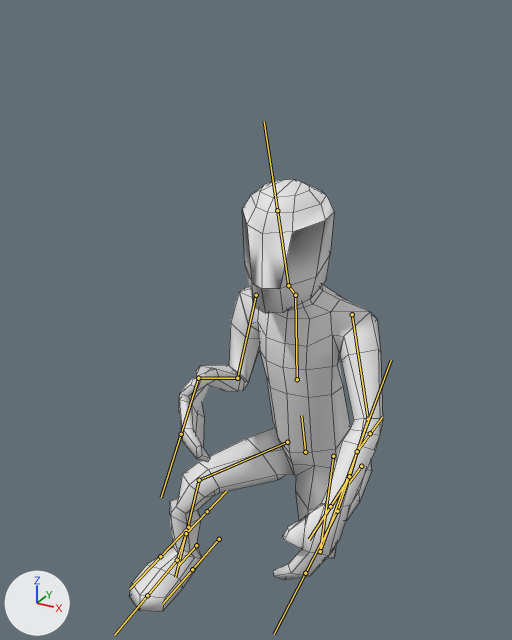
The FBX model fgx_transmission_entry/Assets/Models/basicJamppa.fbx as it was, and as the next commit left it.
Camera for both pictures: a camera (50 mm lens) standing at (0.881, -1.843, 1.784) and looking at (-0.055, -0.139, 0.932). Lighting does not change. The marker at lower left points along +X, +Y and +Z. Both versions are drawn at frame 1 of the action 'Armature|kameraLookidle'; the numbers are the values there. The bones that bend it are drawn over the model as lines. Mesh edges are drawn as thin lines.

Objects in the first picture: 'pelaaja'.
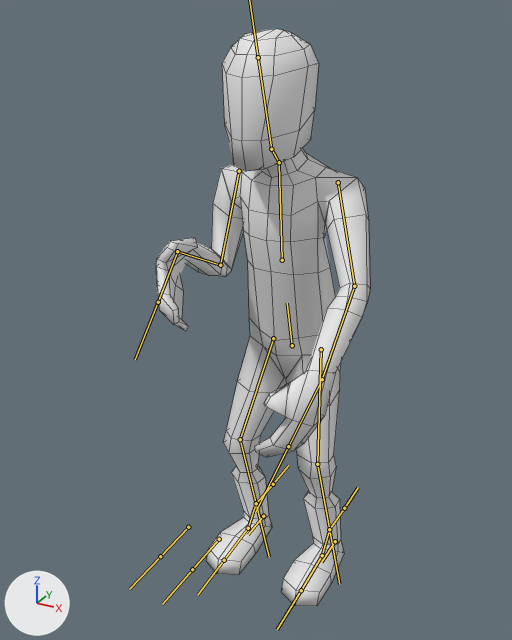
Scene script edits in JSON lines:
```json
{"block": "bone_lowbody", "where": "bone_lowbody = bpy.data.objects['Armature'].pose.bones['lowBody']"}
{"op": "set", "path": "bone_lowbody.location", "old": "(0.22, -1.08, 0.36)", "new": "(0.0, 0.0, 0.0)"}
{"block": "bone_legup_l", "where": "bone_legup_l = bpy.data.objects['Armature'].pose.bones['legUp.L']  # child of 'lowBody'"}
{"op": "set", "path": "bone_legup_l.rotation_quaternion", "old": "(0.991, 0.072, 0.063, 0.098)", "new": "(0.999, 0.006, -0.05, -0.018)", "note": "degrees (9, 6, 12) -> degrees (1, -6, -2)"}
{"block": "bone_leglow_l", "where": "bone_leglow_l = bpy.data.objects['Armature'].pose.bones['legLow.L']  # child of 'legUp.L'"}
{"op": "set", "path": "bone_leglow_l.rotation_quaternion", "old": "(0.623, 0.77, 0.0, 0.141)", "new": "(1.0, 0.0, 0.0, 0.0)", "note": "degrees (101, -12, 10) -> degrees (0, 0, 0)"}
{"block": "bone_legup_r", "where": "bone_legup_r = bpy.data.objects['Armature'].pose.bones['legUp.R']  # child of 'lowBody'"}
{"op": "set", "path": "bone_legup_r.rotation_quaternion", "old": "(0.816, -0.443, -0.065, 0.365)", "new": "(0.999, 0.006, 0.05, 0.018)", "note": "degrees (-52, 13, 42) -> degrees (1, 6, 2)"}
{"block": "bone_leglow_r", "where": "bone_leglow_r = bpy.data.objects['Armature'].pose.bones['legLow.R']  # child of 'legUp.R'"}
{"op": "set", "path": "bone_leglow_r.rotation_quaternion", "old": "(0.876, 0.474, 0.0, -0.087)", "new": "(1.0, 0.0, 0.0, 0.0)", "note": "degrees (56, 5, -9) -> degrees (0, 0, 0)"}
{"block": "bone_legcontrol_l", "where": "bone_legcontrol_l = bpy.data.objects['Armature'].pose.bones['legControl.L']"}
{"op": "set", "path": "bone_legcontrol_l.location", "old": "(-0.04, -0.59, 0.67)", "new": "(0.0, 0.0, 0.0)"}
{"block": "bone_legcontrol_r", "where": "bone_legcontrol_r = bpy.data.objects['Armature'].pose.bones['legControl.R']"}
{"op": "set", "path": "bone_legcontrol_r.location", "old": "(0.41, 0.81, 0.0)", "new": "(0.0, 0.0, 0.0)"}
```

Changed parts and their boxes [x1, y1, x2, y2] in the pictures (512 x 640 px):
```json
{"object": "pelaaja", "change": "posed", "before": [130, 179, 383, 612], "after": [156, 29, 370, 606], "on screen": "15% narrower, 33% taller"}
{"bone": "lowBody", "before": "(305, 452) to (301, 415)", "after": "(292, 345) to (287, 303)"}
{"bone": "legUp.L", "before": "(333, 456) to (320, 551)", "after": "(321, 349) to (317, 464)"}
{"bone": "legLow.L", "before": "(320, 551) to (357, 451)", "after": "(317, 464) to (329, 529)"}
{"bone": "legUp.R", "before": "(287, 442) to (199, 480)", "after": "(273, 338) to (240, 439)"}
{"bone": "legLow.R", "before": "(199, 480) to (186, 533)", "after": "(240, 439) to (256, 503)"}
{"bone": "legControl.L", "before": "(361, 466) to (349, 483)", "after": "(335, 541) to (321, 562)"}
{"bone": "legControl.R", "before": "(196, 545) to (177, 566)", "after": "(263, 516) to (248, 534)"}
```
